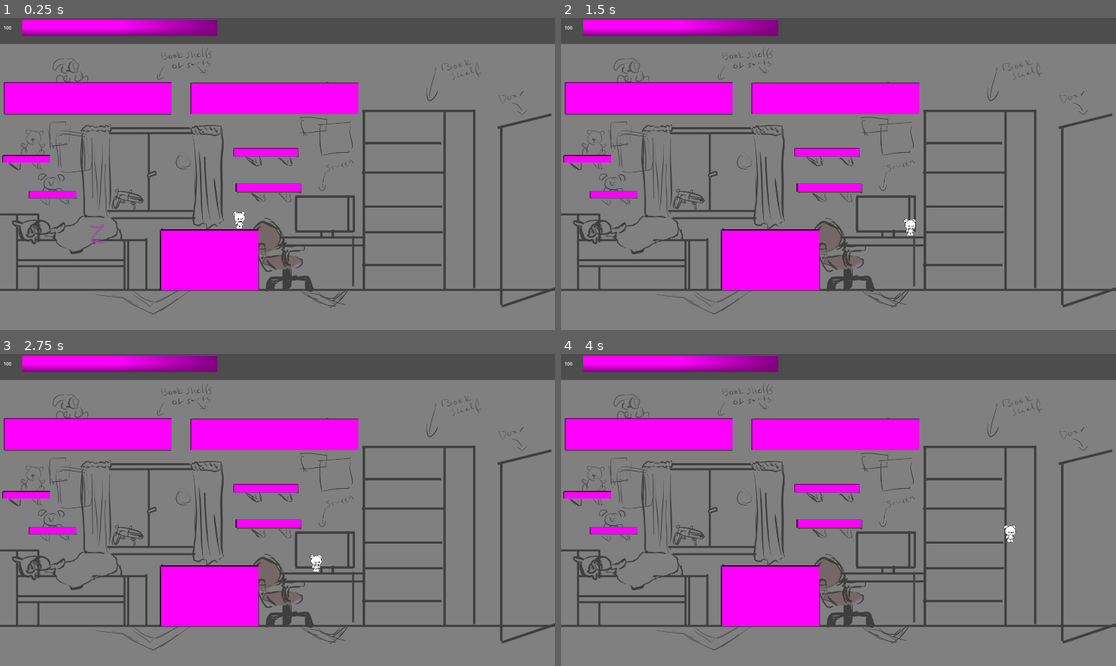
Above: before the commit, frames 1-4 (two rows, left to right).
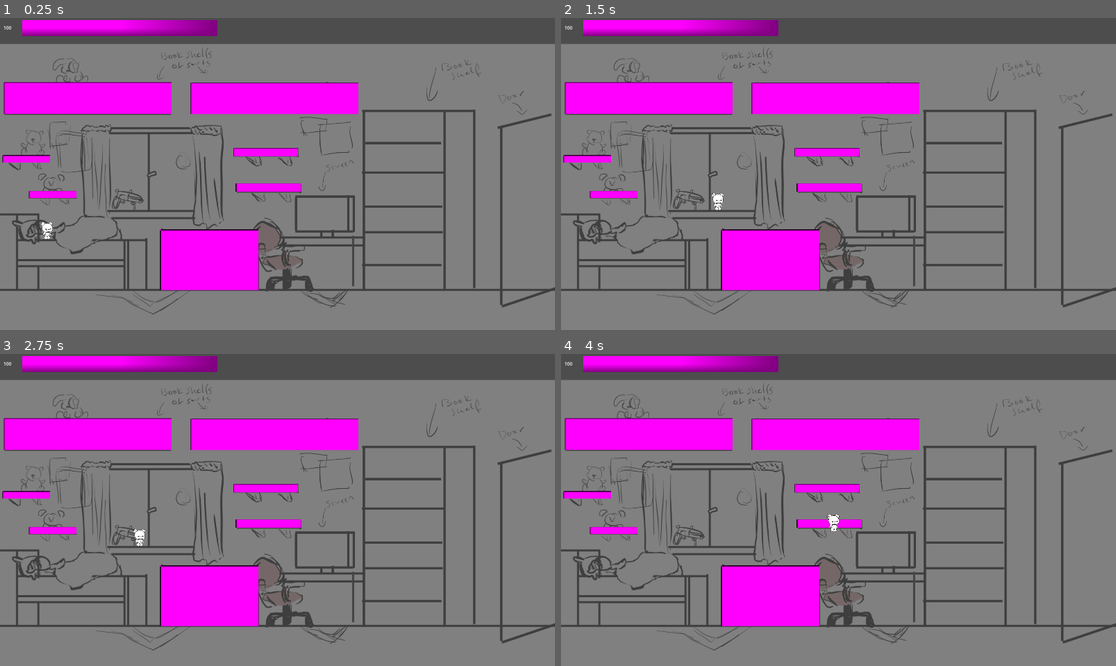
Above: after the commit, the same moments.

Repository: Karanval/CatStack
Game: Godot game, scene res://Scenes/TestScene/TestScene.tscn
Two runs of this game, one before a commit and one after it. Both use one fixed random seed, a clock stepped at 60 frames per second and the inputs below.
Inputs:
- Up to frame 1 (0.25 s): no input
- Up to frame 2 (1.5 s): hold D (Right) from 0.53 s (still down); tap Space (Jump) at 0.77 s
- Up to frame 3 (2.75 s): tap Space (Jump) at 1.52 s; release D (Right) at 2.03 s; hold A (Left) from 2.03 s (still down)
- Up to frame 4 (4 s): release A (Left) at 2.78 s; hold D (Right) from 2.78 s (still down); tap Space (Jump) at 3.02, 3.77 s

The runs differ from the first frame. In frame 1, 0.2% of the frame differs, in the area x 7-45%, y 62-73%; in frame 2, 0.2%; in frame 3, 0.2%; in frame 4, 0.2%.

Commit message:
enable one way collision on platforms

Diff:
--- a/Scenes/Furniture/Bed.tscn
+++ b/Scenes/Furniture/Bed.tscn
@@ -15,3 +15,4 @@
 
 [node name="CollisionShape2D" type="CollisionShape2D" parent="StaticBody2D"]
 shape = SubResource("RectangleShape2D_plytk")
+one_way_collision = true
--- a/Scenes/Furniture/Desk.tscn
+++ b/Scenes/Furniture/Desk.tscn
@@ -17,6 +17,7 @@
 
 [node name="CollisionShape2D" type="CollisionShape2D" parent="StaticBody2D"]
 shape = SubResource("RectangleShape2D_gmsyb")
+one_way_collision = true
 
 [node name="RoomLayoutSketch" type="Sprite2D" parent="StaticBody2D"]
 modulate = Color(1, 1, 1, 0.286275)
--- a/Scenes/Furniture/Drawers.tscn
+++ b/Scenes/Furniture/Drawers.tscn
@@ -15,3 +15,4 @@
 
 [node name="CollisionShape2D" type="CollisionShape2D" parent="StaticBody2D"]
 shape = SubResource("RectangleShape2D_g4eiy")
+one_way_collision = true
--- a/Scenes/Furniture/Shelf.tscn
+++ b/Scenes/Furniture/Shelf.tscn
@@ -16,5 +16,5 @@
 
 [node name="CollisionShape2D" type="CollisionShape2D" parent="StaticBody2D"]
 position = Vector2(-2.72531e-08, 0)
-scale = Vector2(1, 1)
 shape = SubResource("RectangleShape2D_i2jh0")
+one_way_collision = true
--- a/Scenes/Furniture/ShelfLarge.tscn
+++ b/Scenes/Furniture/ShelfLarge.tscn
@@ -16,5 +16,5 @@
 
 [node name="CollisionShape2D" type="CollisionShape2D" parent="StaticBody2D"]
 position = Vector2(-2.72531e-08, 0)
-scale = Vector2(1, 1)
 shape = SubResource("RectangleShape2D_8wbbn")
+one_way_collision = true
--- a/Scenes/Furniture/ShelfSmall.tscn
+++ b/Scenes/Furniture/ShelfSmall.tscn
@@ -16,5 +16,5 @@
 
 [node name="CollisionShape2D" type="CollisionShape2D" parent="StaticBody2D"]
 position = Vector2(-2.72531e-08, 0)
-scale = Vector2(1, 1)
 shape = SubResource("RectangleShape2D_e7upr")
+one_way_collision = true
--- a/Scenes/Room.tscn
+++ b/Scenes/Room.tscn
@@ -75,6 +75,7 @@
 [node name="CollisionShape2D" type="CollisionShape2D" parent="Collisions/WindowSillBottom"]
 position = Vector2(155, 6.5)
 shape = SubResource("RectangleShape2D_a2si3")
+one_way_collision = true
 
 [node name="WindowSillTop" type="StaticBody2D" parent="Collisions"]
 position = Vector2(375, 382)
@@ -83,6 +84,7 @@
 [node name="CollisionShape2D" type="CollisionShape2D" parent="Collisions/WindowSillTop"]
 position = Vector2(155, 6.5)
 shape = SubResource("RectangleShape2D_aaq88")
+one_way_collision = true
 
 [node name="Desk" type="StaticBody2D" parent="Collisions"]
 position = Vector2(1252, 765)
@@ -91,6 +93,7 @@
 [node name="CollisionShape2D" type="CollisionShape2D" parent="Collisions/Desk"]
 position = Vector2(-178, 8)
 shape = SubResource("RectangleShape2D_7gm67")
+one_way_collision = true
 
 [node name="Floor" type="StaticBody2D" parent="Collisions"]
 position = Vector2(804, 948)
@@ -120,6 +123,7 @@
 
 [node name="CollisionShape2D" type="CollisionShape2D" parent="Collisions/BookshelfFloor1"]
 shape = SubResource("RectangleShape2D_ijr7e")
+one_way_collision = true
 
 [node name="BookshelfFloor2" type="StaticBody2D" parent="Collisions"]
 position = Vector2(1399, 740)
@@ -127,6 +131,7 @@
 
 [node name="CollisionShape2D" type="CollisionShape2D" parent="Collisions/BookshelfFloor2"]
 shape = SubResource("RectangleShape2D_ijr7e")
+one_way_collision = true
 
 [node name="BookshelfFloor3" type="StaticBody2D" parent="Collisions"]
 position = Vector2(1398, 652)
@@ -134,6 +139,7 @@
 
 [node name="CollisionShape2D" type="CollisionShape2D" parent="Collisions/BookshelfFloor3"]
 shape = SubResource("RectangleShape2D_ijr7e")
+one_way_collision = true
 
 [node name="BookshelfFloor4" type="StaticBody2D" parent="Collisions"]
 position = Vector2(1395, 535)
@@ -141,6 +147,7 @@
 
 [node name="CollisionShape2D" type="CollisionShape2D" parent="Collisions/BookshelfFloor4"]
 shape = SubResource("RectangleShape2D_ijr7e")
+one_way_collision = true
 
 [node name="BookshelfFloor5" type="StaticBody2D" parent="Collisions"]
 position = Vector2(1395, 432)
@@ -148,6 +155,7 @@
 
 [node name="CollisionShape2D" type="CollisionShape2D" parent="Collisions/BookshelfFloor5"]
 shape = SubResource("RectangleShape2D_ijr7e")
+one_way_collision = true
 
 [node name="BookshelfFloor6" type="StaticBody2D" parent="Collisions"]
 position = Vector2(1397, 322)
@@ -156,6 +164,7 @@
 [node name="CollisionShape2D" type="CollisionShape2D" parent="Collisions/BookshelfFloor6"]
 position = Vector2(54, 0)
 shape = SubResource("RectangleShape2D_khqja")
+one_way_collision = true
 
 [node name="Bed" type="StaticBody2D" parent="Collisions"]
 position = Vector2(63, 776)
@@ -164,6 +173,7 @@
 [node name="CollisionShape2D" type="CollisionShape2D" parent="Collisions/Bed"]
 position = Vector2(218.5, 38)
 shape = SubResource("RectangleShape2D_l0f8h")
+one_way_collision = true
 
 [node name="BedHead" type="StaticBody2D" parent="Collisions"]
 position = Vector2(70, 752)
--- a/Scenes/TestScene/TestScene.tscn
+++ b/Scenes/TestScene/TestScene.tscn
@@ -18,4 +18,4 @@
 SPEED = 1000
 
 [node name="PlayerCharacter" parent="." instance=ExtResource("4_dl6we")]
-position = Vector2(829, 687)
+position = Vector2(164, 729)
